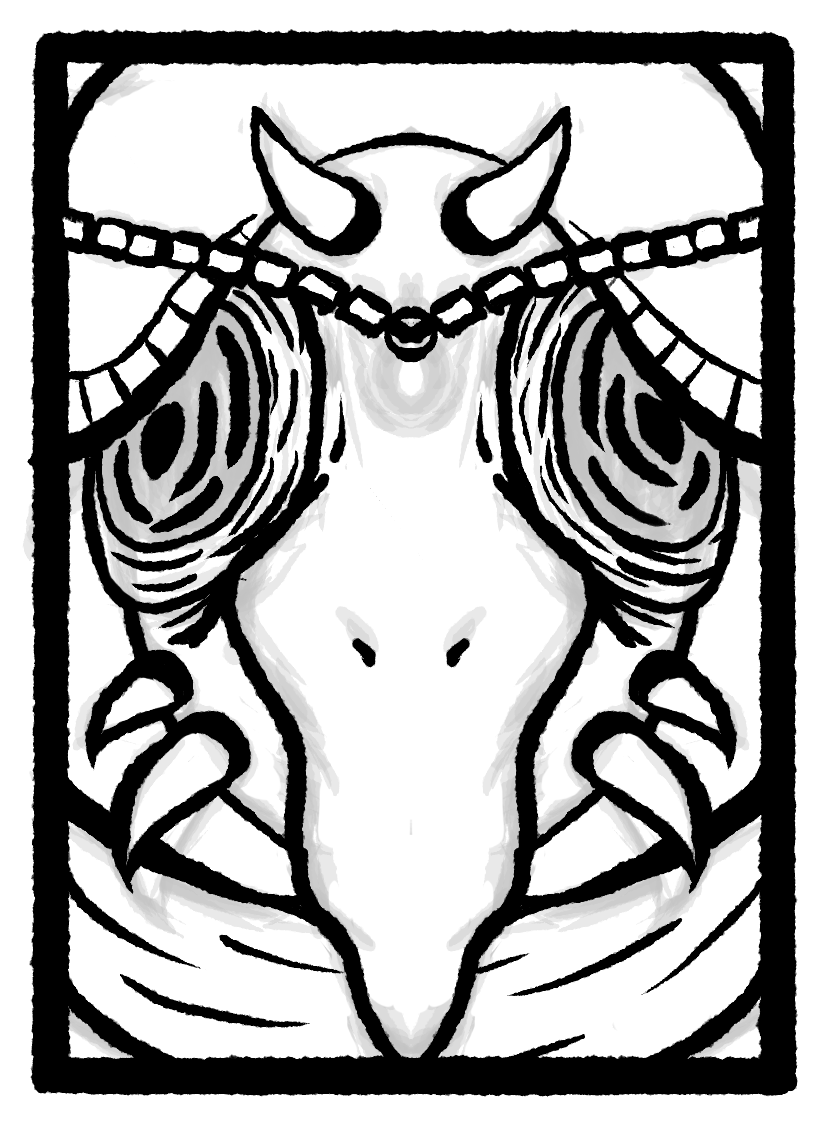
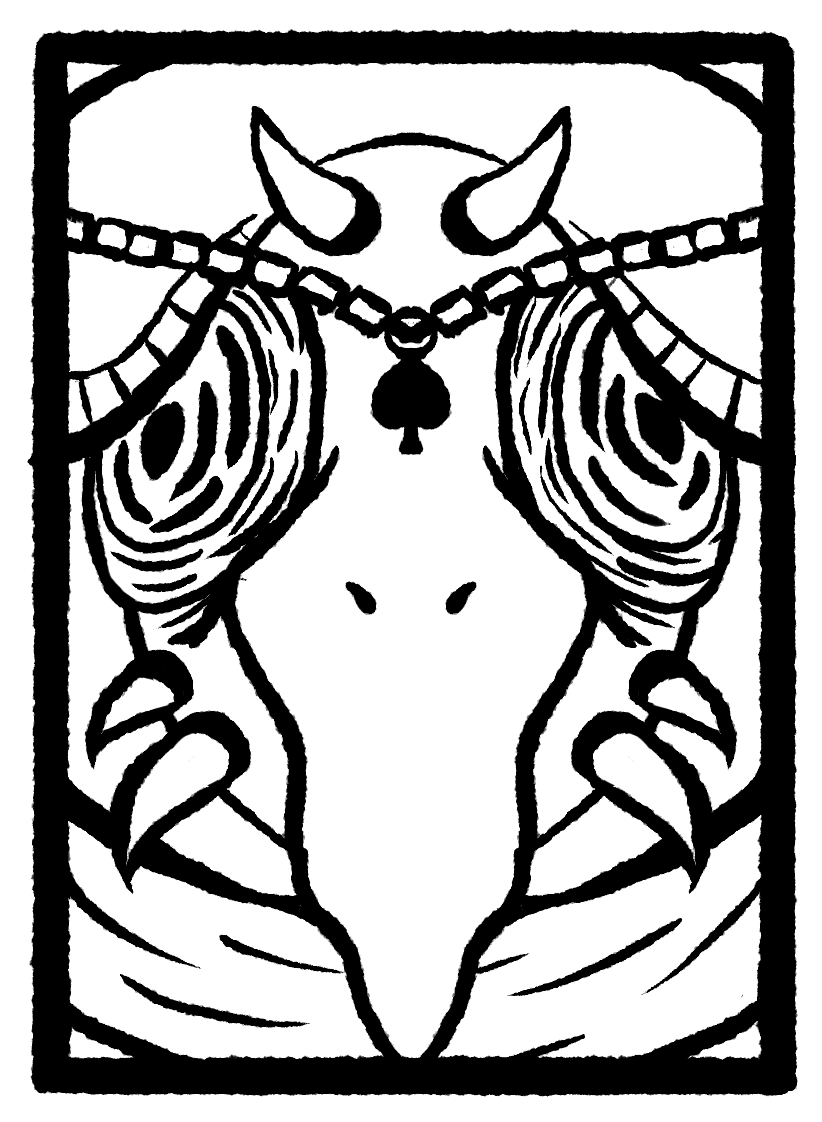
Two versions of the same layered image (w=822, h=1122). Layer-by-layer changes:
added layer "Layer 8" above "Layer 6" over [33, 62, 797, 1059]
added layer "Layer 6" above "Group 1" over [22, 62, 800, 1059]
added group "Group 1" with 3 layers above "Layer 9" over [27, 62, 795, 1059]
added layer "Layer 7" in group "Group 1" over [62, 62, 764, 1059]
renamed "Layer 6" to "Spade", painted on it over [27, 105, 795, 1059]
hid "Layer 5" over [22, 62, 800, 1059]
painted on "Layer 0" over [68, 62, 763, 1058]
